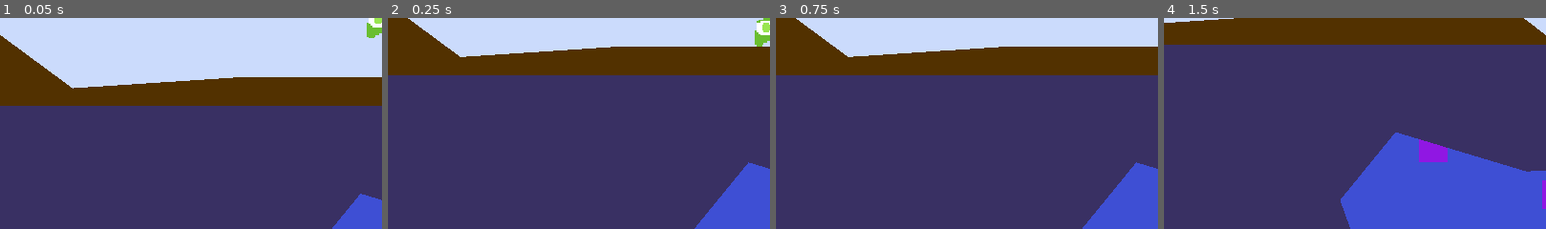
Above: before the commit, frames 1-4 (left to right).
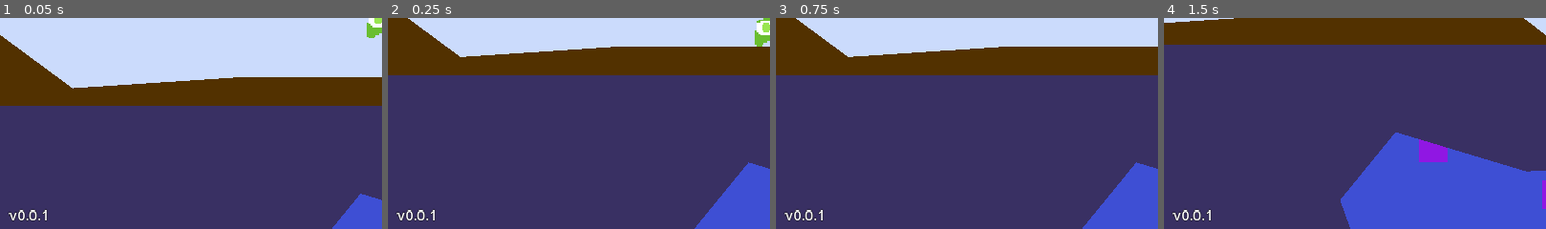
Above: after the commit, the same moments.

Repository: maggardJosh/ld55
Game: Godot game, scene res://main.tscn
Same seed, same stepped clock (60 frames per second), same inputs: the game is played once before the commit and once after it.
Inputs:
- Up to frame 1 (0.05 s): no input
- Up to frame 2 (0.25 s): no input
- Up to frame 3 (0.75 s): tap Enter at 0.5 s; hold D (move_right) from 0.53 s (still down); tap R (Record) at 0.6 s
- Up to frame 4 (1.5 s): keep holding D (move_right); tap Space (jump) at 0.77 s; tap R (Record) at 1.35 s
The pictures show only the part of the screen within x 0-50%, y 49-99%; the shares and areas given below are measured in that part.

The runs differ from the first frame. In frame 1, 0.3% of the frame differs, in the area x 2-13%, y 90-97%; in frame 2, 0.3%; in frame 3, 0.3%; in frame 4, 0.3%.

Commit message:
Add version label

Diff:
--- /dev/null
+++ b/VersionLabel.gd
@@ -0,0 +1,4 @@
+extends Label
+
+func _ready():
+	text = ProjectSettings.get_setting("application/config/version")
--- a/ui.tscn
+++ b/ui.tscn
@@ -1,8 +1,9 @@
-[gd_scene load_steps=4 format=3 uid="uid://cjiok5o0qam3w"]
+[gd_scene load_steps=5 format=3 uid="uid://cjiok5o0qam3w"]
 
 [ext_resource type="Script" path="res://DebugLabel.gd" id="1_f57q1"]
 [ext_resource type="Script" path="res://DebugMessageContainer.gd" id="2_n2sie"]
 [ext_resource type="PackedScene" uid="uid://b5jq1hyurpv6l" path="res://debug_messages.tscn" id="3_o0xii"]
+[ext_resource type="Script" path="res://VersionLabel.gd" id="4_5o7bk"]
 
 [node name="UI" type="CanvasLayer"]
 
@@ -17,10 +18,6 @@
 theme_override_constants/margin_right = 10
 theme_override_constants/margin_bottom = 10
 
-[node name="Control" type="Control" parent="MarginContainer"]
-layout_mode = 2
-size_flags_horizontal = 0
-
 [node name="DebugLabel" type="Label" parent="MarginContainer"]
 layout_mode = 2
 size_flags_horizontal = 0
@@ -34,3 +31,10 @@
 size_flags_vertical = 0
 script = ExtResource("2_n2sie")
 label_scene = ExtResource("3_o0xii")
+
+[node name="VersionLabel" type="Label" parent="MarginContainer"]
+layout_mode = 2
+size_flags_horizontal = 0
+size_flags_vertical = 8
+text = "v0.0.0"
+script = ExtResource("4_5o7bk")
